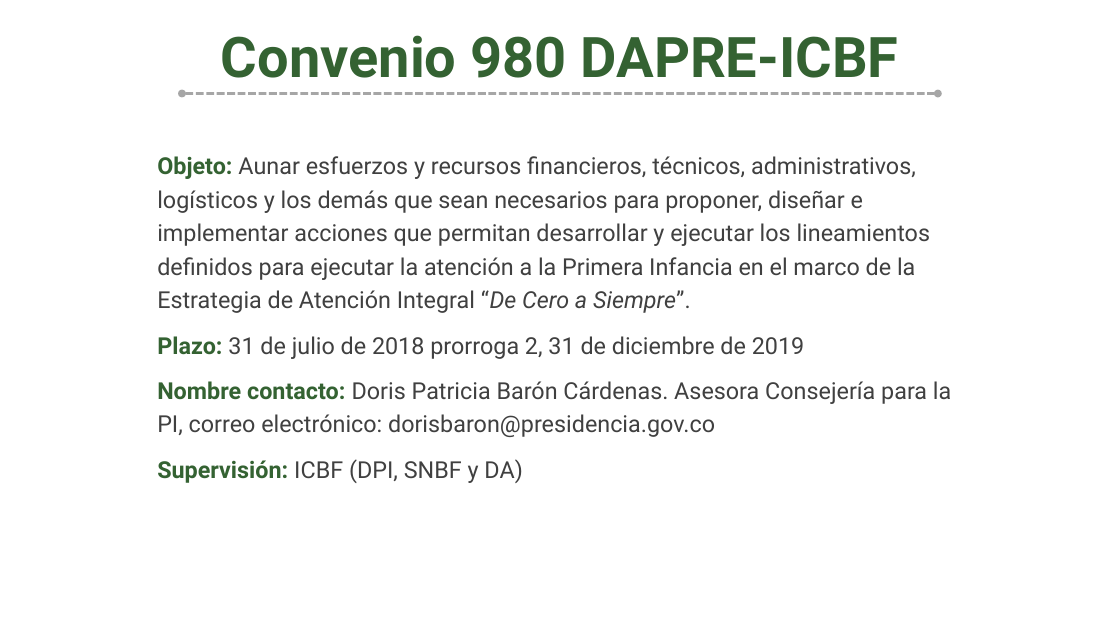
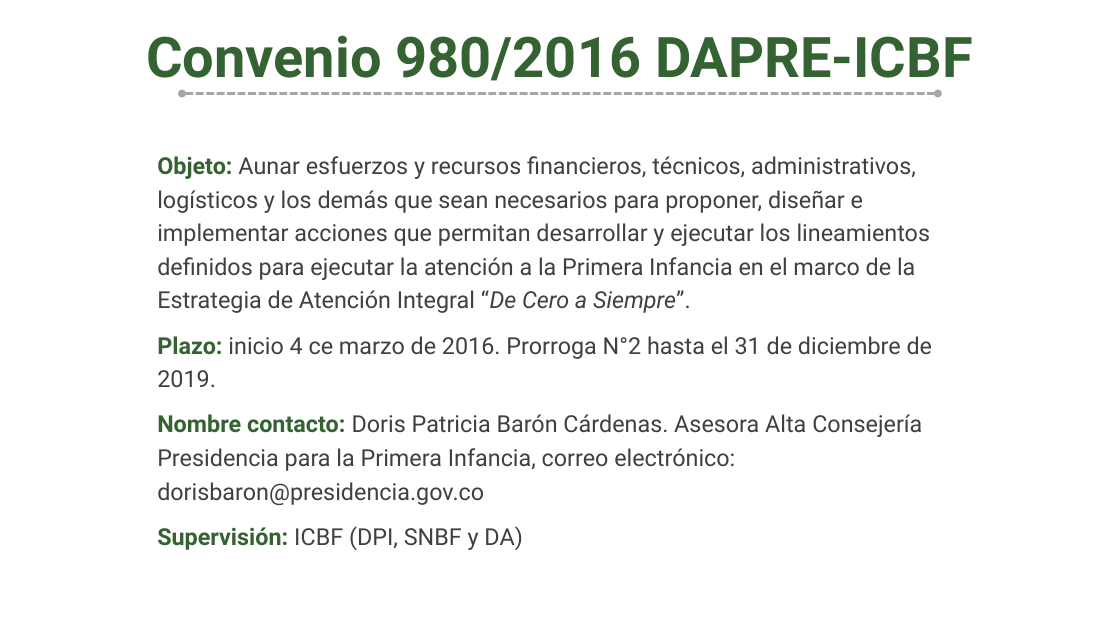
Before and after one commit to paulaO/Dotaciones2019, a slide deck: slide 2 of SeguimientosSOAPI/ConveniosDPI.ppt. Drawn at 1120x630 pixels with LibreOffice and Linux fonts; fonts in the diff are those of the drawing; background and template pictures are left out. Boxes give left, top, right and bottom in pixels: in the first picture for what was removed or moved away, otherwise in the second. Text is boxed around its words. In the diff, an @@ line names an element or a change of style, - is before the commit and + after.

```diff
--- a/SeguimientosSOAPI/ConveniosDPI.ppt
+++ b/SeguimientosSOAPI/ConveniosDPI.ppt
@@ text at box(146, 35, 973, 91): text changed @@
-Convenio 980 DAPRE-ICBF
+Convenio 980/2016 DAPRE-ICBF
@@ subtitle at box(157, 336, 933, 505): text changed @@
-Plazo: 31 de julio de 2018 prorroga 2, 31 de diciembre de 2019
-Nombre contacto: Doris Patricia Barón Cárdenas. Asesora Consejería para la PI, correo electrónico: dorisbaron@presidencia.gov.co
+Plazo: inicio 4 ce marzo de 2016. Prorroga N°2 hasta el 31 de diciembre de 2019.
+Nombre contacto: Doris Patricia Barón Cárdenas. Asesora Alta Consejería Presidencia para la Primera Infancia, correo electrónico: dorisbaron@presidencia.gov.co
```
Also in this commit, not shown: 1 other slide changed, 1 other file.
